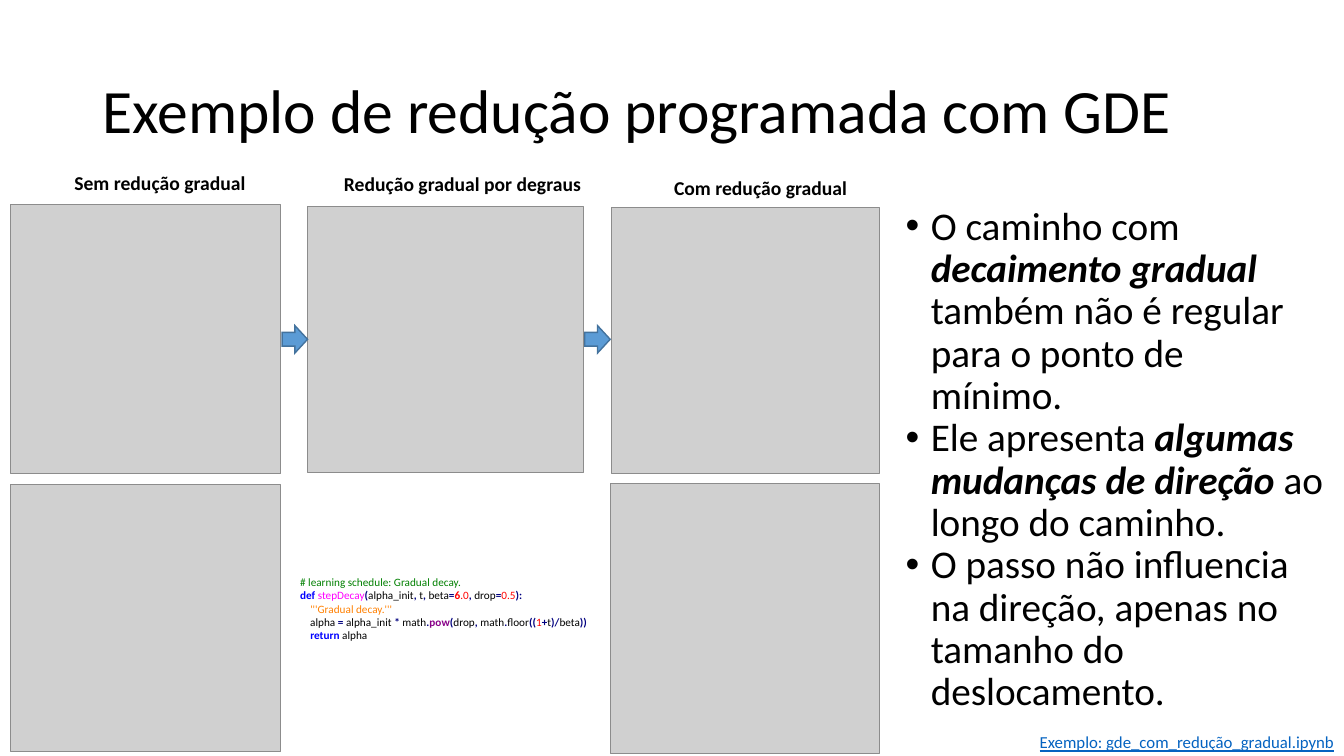
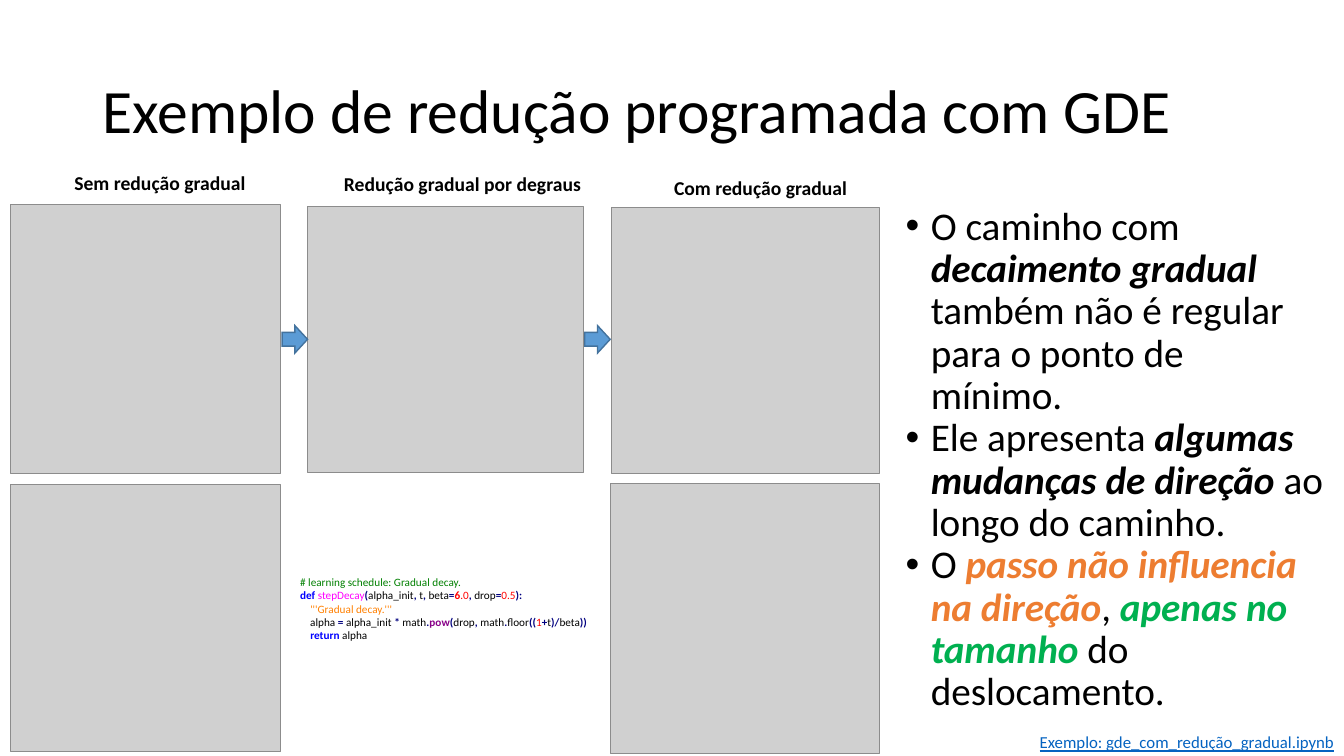
Before and after one commit to zz4fap/t319_aprendizado_de_maquina, a slide deck: slide 25 of slides/T319_Regressão_Linear (Parte III).pptx (slide 26 before the commit). Drawn at 1344x756 pixels with LibreOffice and Linux fonts; fonts in the diff are those of the drawing; grey boxes stand for pictures. Boxes give left, top, right and bottom in pixels: in the first picture for what was removed or moved away, otherwise in the second. Text is boxed around its words. In the diff, an @@ line names an element or a change of style, - is before the commit and + after.

```diff
--- a/slides/T319_Regressão_Linear (Parte III).pptx
+++ b/slides/T319_Regressão_Linear (Parte III).pptx
@@ text at bbox=[931, 550, 1297, 706]: text colour #000000 to #ED7D31 in "passo não influencia na direção,"; text colour #000000 to #00B050 in "apenas no tamanho"; bold on, italic on in "passo não influencia na direção, apenas no ..." @@
```
Also in this commit, not shown: 1 other slide changed, 1 slide removed, 1 other file.
